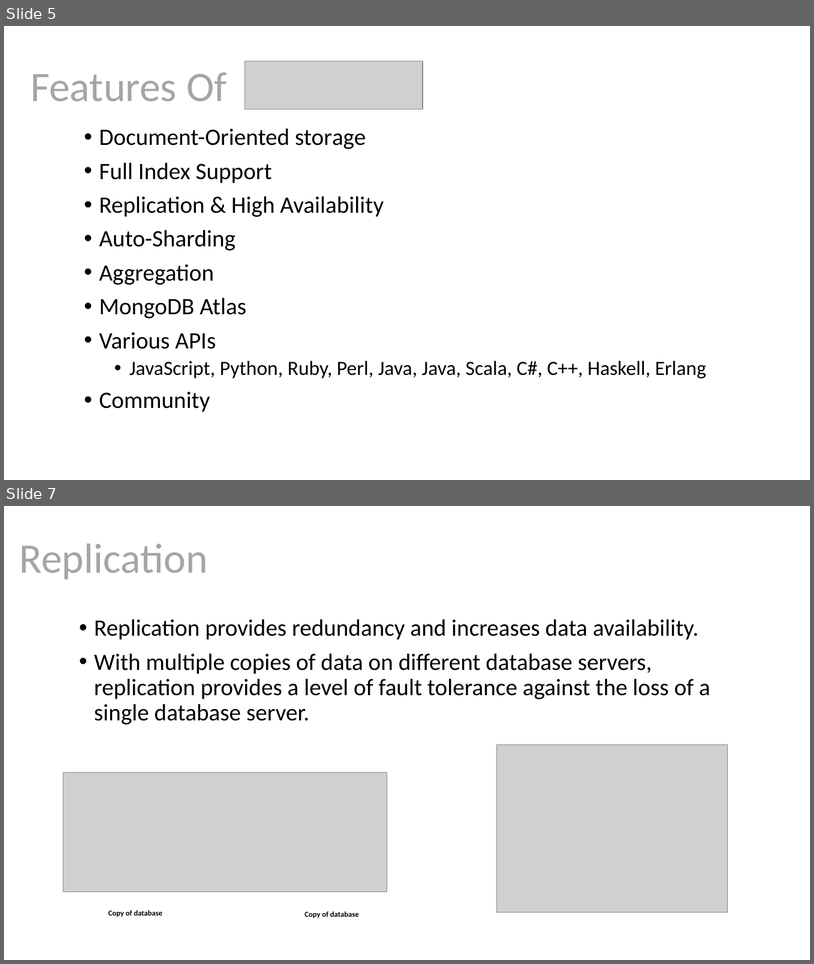
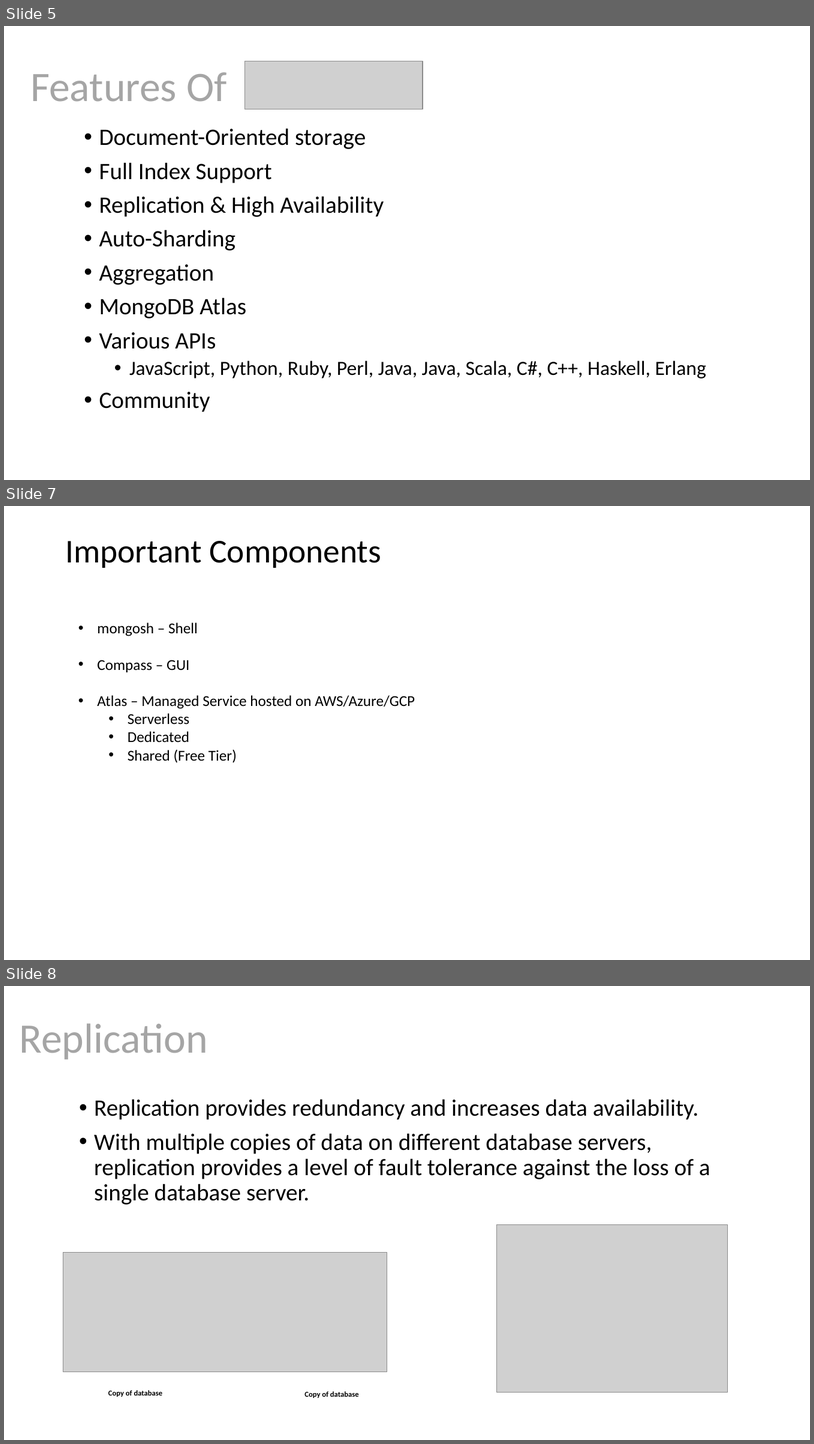
Before and after one commit to as6485/technology, a slide deck: MongoDB.pptx. Shown one above the other, each under a label of ours: slides 5 and 7 before the commit, slides 5, 7 and 8 after it; the slides between them are not shown. The pictures are 814x964 and 814x1444 pixels, drawn with LibreOffice and Linux fonts; fonts in the diff are those of the drawing; grey boxes stand for pictures. Boxes give left, top, right and bottom in pixels: in the first picture for what was removed or moved away, otherwise in the second. Text is boxed around its words. In the diff, an @@ line names an element or a change of style, - is before the commit and + after.

```diff
--- a/MongoDB.pptx
+++ b/MongoDB.pptx
@@ slide 7 added at [4,506,810,960], background #FFFFFF @@
@@ title added at [65,541,381,568], 39.6 pt, text #000000 @@
+Important Components
@@ text added at [97,622,415,763], 18 pt, text #000000 @@
+• mongosh – Shell
+• Compass – GUI
+• Atlas – Managed Service hosted on AWS/Azure/GCP
+  • Serverless
+  • Dedicated
+  • Shared (Free Tier)
@@ what was slide 7 is now slide 8 @@
```
Also in this commit, not shown: 1 slide changed, 1 other slide added, 1 other file.
